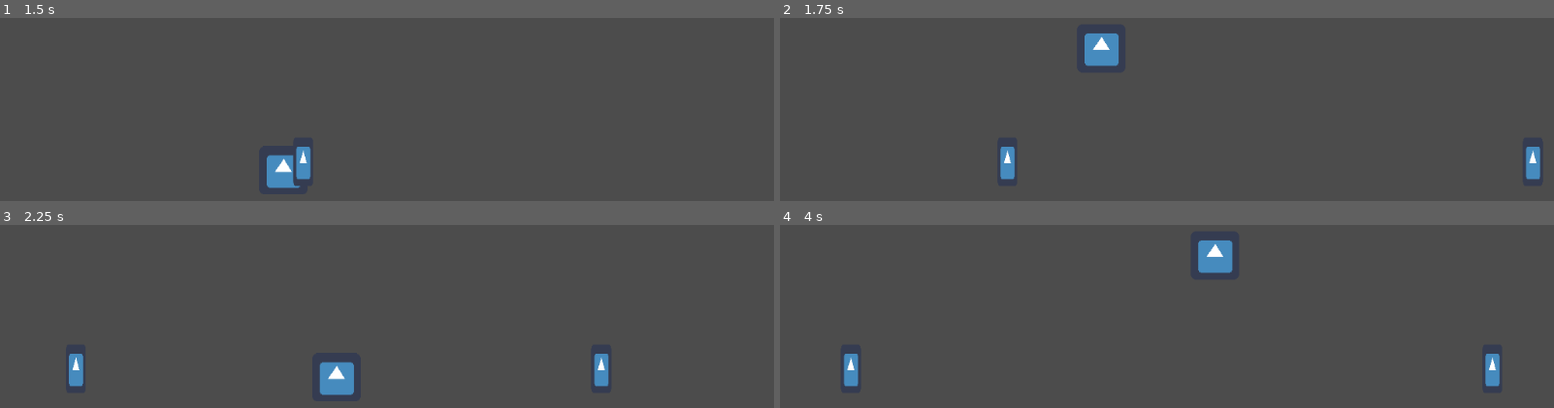
Above: before the commit, frames 1-4 (two rows, left to right).
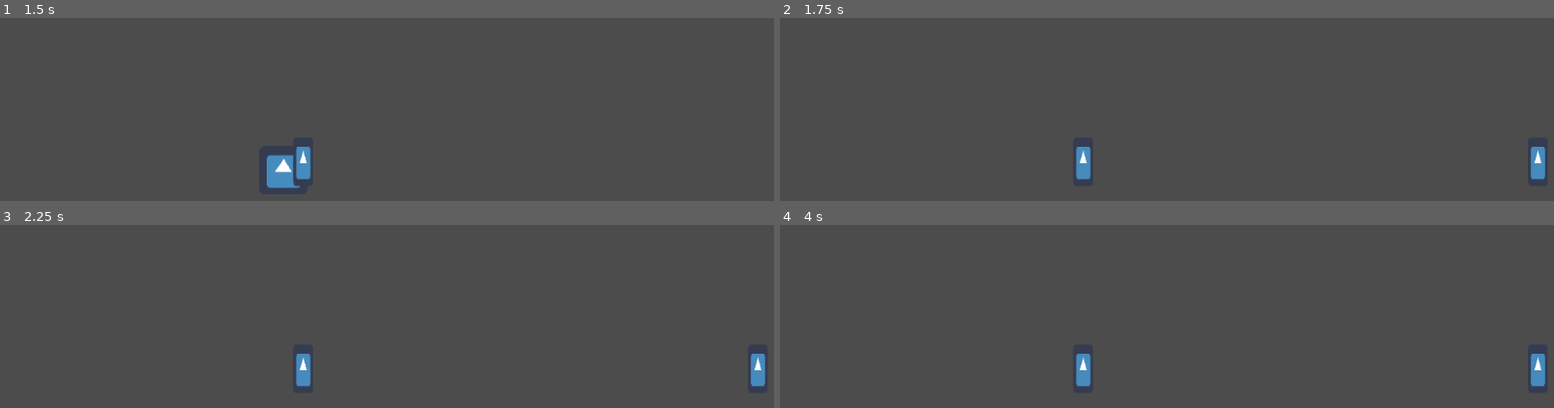
Above: after the commit, the same moments.

Repository: ThiwakonPB/Dino-Game
Game: Godot game, scene res://scene/stage01.tscn
The game is run twice, just before and just after one commit, with the same random seed, the same clock (stepped at 60 frames per second) and the same inputs. Before the commit the project starts from res://stage01.tscn. The engine's default icon, where the game draws it, is replaced by a stand-in: a white triangle on a blue panel in a dark square.
Inputs:
- Up to frame 1 (1.5 s): hold Right (ui_right) from 0.53 s (still down); tap Up (ui_up) at 0.77 s
- Up to frame 2 (1.75 s): keep holding Right (ui_right); tap Up (ui_up) at 1.52 s
- Up to frame 3 (2.25 s): release Right (ui_right) at 2.03 s; hold Left (ui_left) from 2.03 s (still down)
- Up to frame 4 (4 s): release Left (ui_left) at 2.78 s; hold Right (ui_right) from 2.78 s (still down); tap Up (ui_up) at 3.02, 3.77 s

Frame 1 is identical in both runs. In frame 2, 1.8% of the frame differs, in the area x 28-99%, y 8-89%; in frame 3, 2.2%, in the area x 8-99%, y 70-94%; in frame 4, 2.2%.

Commit message:
rearragne folder and queue_free the dino when dies

Diff:
--- a/Dino.tscn
+++ b/prefabs/Dino.tscn
@@ -7,22 +7,22 @@
 extents = Vector2( 32.1173, 31.4541 )
 
 [sub_resource type="RectangleShape2D" id=2]
-extents = Vector2( 34.4796, 31.1135 )
+extents = Vector2( 25.2489, 31.1135 )
 
 [node name="Dino" type="Node2D"]
 
 [node name="KinematicBody2D" type="KinematicBody2D" parent="."]
 script = ExtResource( 1 )
 
-[node name="CollisionShape2D" type="CollisionShape2D" parent="KinematicBody2D"]
+[node name="Kenimatic2D Collision" type="CollisionShape2D" parent="KinematicBody2D"]
 shape = SubResource( 1 )
 
 [node name="Sprite" type="Sprite" parent="KinematicBody2D"]
 texture = ExtResource( 2 )
 
-[node name="Area2D" type="Area2D" parent="KinematicBody2D/Sprite"]
+[node name="Area2D" type="Area2D" parent="KinematicBody2D"]
 
-[node name="CollisionShape2D" type="CollisionShape2D" parent="KinematicBody2D/Sprite/Area2D"]
-visible = false
+[node name="Area2D Collision" type="CollisionShape2D" parent="KinematicBody2D/Area2D"]
 position = Vector2( -1, 0 )
 shape = SubResource( 2 )
+[connection signal="area_entered" from="KinematicBody2D/Area2D" to="KinematicBody2D" method="_on_Area2D_area_entered"]
--- a/obj_cactuse.tscn
+++ b/prefabs/obj/obj_cactuse.tscn
@@ -1,12 +1,12 @@
 [gd_scene load_steps=4 format=2]
 
-[ext_resource path="res://obj.tscn" type="PackedScene" id=1]
+[ext_resource path="res://prefabs/obj/obj.tscn" type="PackedScene" id=1]
 [ext_resource path="res://icon.png" type="Texture" id=2]
 
 [sub_resource type="RectangleShape2D" id=1]
 extents = Vector2( 13.1112, 31.0178 )
 
-[node name="obj_cactuse" index="0" instance=ExtResource( 1 )]
+[node name="obj_cactuse" instance=ExtResource( 1 )]
 velocity = Vector2( -400, 0 )
 
 [node name="Sprite" parent="." index="0"]
@@ -16,3 +16,4 @@
 
 [node name="CollisionShape2D" parent="." index="1"]
 shape = SubResource( 1 )
+[connection signal="body_entered" from="." to="." method="_on_obj_cactuse_body_entered"]
--- a/project.godot
+++ b/project.godot
@@ -16,7 +16,7 @@
 [application]
 
 config/name="Dino game"
-run/main_scene="res://stage01.tscn"
+run/main_scene="res://scene/stage01.tscn"
 config/icon="res://icon.png"
 
 [input]
--- a/stage01.tscn
+++ b/scene/stage01.tscn
@@ -1,7 +1,8 @@
-[gd_scene load_steps=4 format=2]
+[gd_scene load_steps=5 format=2]
 
-[ext_resource path="res://Dino.tscn" type="PackedScene" id=1]
-[ext_resource path="res://spawner.tscn" type="PackedScene" id=2]
+[ext_resource path="res://prefabs/Dino.tscn" type="PackedScene" id=1]
+[ext_resource path="res://prefabs/spawner.tscn" type="PackedScene" id=2]
+[ext_resource path="res://script/command.gd" type="Script" id=3]
 
 [sub_resource type="RectangleShape2D" id=1]
 extents = Vector2( 466, 10 )
@@ -9,7 +10,7 @@
 [node name="stage01" type="Node2D"]
 
 [node name="floor" type="StaticBody2D" parent="."]
-position = Vector2( 471.174, 578 )
+position = Vector2( 207, 578 )
 __meta__ = {
 "_edit_group_": true
 }
@@ -22,5 +23,7 @@
 
 [node name="spawner" parent="." instance=ExtResource( 2 )]
 pos = Vector2( 1000, 525 )
-min_timer = 0.5
 max_timer = 2.5
+
+[node name="command" type="Node" parent="."]
+script = ExtResource( 3 )
--- /dev/null
+++ b/script/command.gd
@@ -0,0 +1,15 @@
+extends Node
+
+
+
+func _ready():
+	pause_mode = Node.PAUSE_MODE_PROCESS  # work in pause mode
+	pass # Replace with function body.
+
+func _process(delta):
+	pass
+
+func _input(event):
+	if Input.is_key_pressed(82):
+		print("R is press")
+	pass
--- a/script/dino.gd
+++ b/script/dino.gd
@@ -39,8 +39,6 @@
 		velocity.y -= jump
 	elif velocity.y == -1200 && jump_release:
 		velocity.y = 1
-		print(velocity.y)
-		print('1 frame link')
 	elif Input.is_action_just_released("ui_up"):
 		jump_release = true
 	elif Input.is_action_just_released("ui_up") && !is_falling:
@@ -64,3 +62,11 @@
 		is_falling = true
 	else:
 		is_falling = false
+
+
+
+
+func _on_Area2D_area_entered(area):
+	print(area.get_node("./..").name)
+	queue_free()
+	get_tree().paused = true
--- a/script/obj.gd
+++ b/script/obj.gd
@@ -2,9 +2,11 @@
 
 export var velocity = Vector2()
 export var timer = 20
+
+
 func _ready():
-	#process callback
-	set_process(true)
+	# process callback
+#	set_process(true)
 	pass
 
 func _process(delta):
@@ -14,3 +16,6 @@
 	#delete when off screen
 	if timer == 0 :
 		queue_free()
+
+func _on_obj_cactuse_body_entered(body):
+	pass # Replace with function body.
--- a/script/spawner.gd
+++ b/script/spawner.gd
@@ -1,13 +1,16 @@
 extends Node
 
-#refrence
-const obj_cactuse = preload("res://obj_cactuse.tscn")
-#adjustable values
+# refrence
+const obj_cactuse = preload("res://prefabs/obj/obj_cactuse.tscn")
+# adjustable values
 export var pos = Vector2()
 export (float) var min_timer = 0
 export (float) var max_timer = 0
 
+signal fish
+
 func _ready():
+	emit_signal("fish")
 	_spawn()
 	pass
 
Renamed: obj.tscn -> prefabs/obj/obj.tscn
Renamed: spawner.tscn -> prefabs/spawner.tscn
